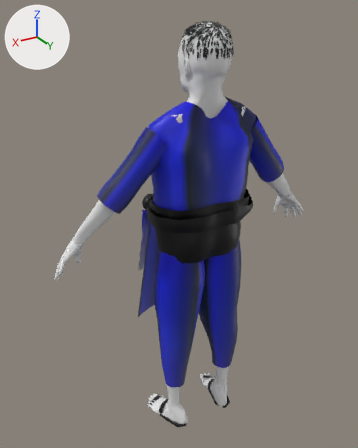
An edit to the glTF model assets/characters/villagers/shopkeeper/shopkeeper.glb, drawn before and after from the same camera.
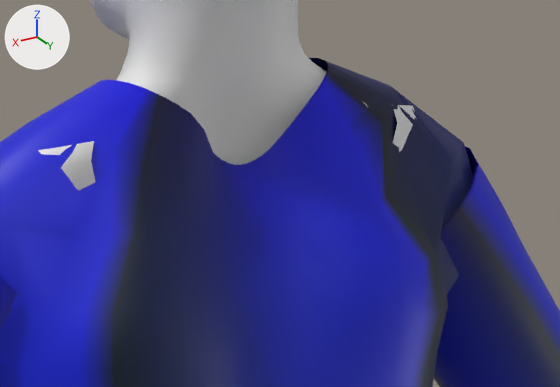
Each version is shown whole from a 50 mm camera at (0.997, 1.497, 1.696) aimed at (0.038, -0.1, 0.897), then close up on the part from 46% to 77% of the width and 19% to 36% of the height. The axes (+X, +Y, +Z) are drawn at upper left. The lights are the same throughout. The first two pictures are the older version. Vertices at exactly the same position are counted once.

In view in the first close-up: 'Body', 'Costume', 'Head'.
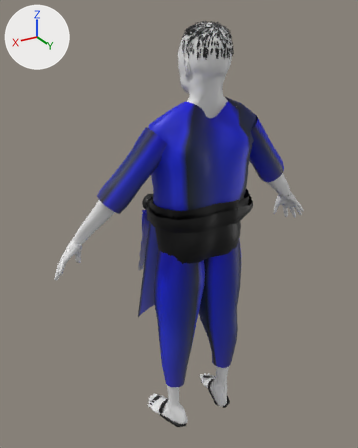
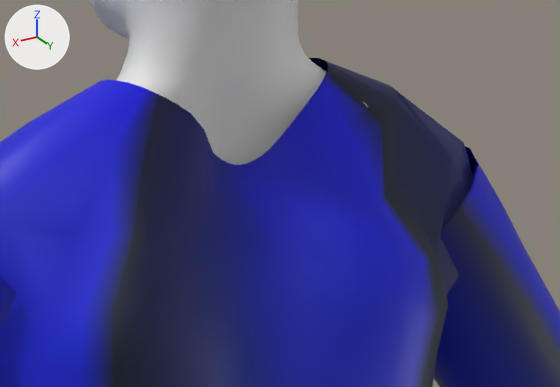
Pixel boxes (x1, y1, x2, y2) of what changed, in the close-ups (560 x 387 px):
'Body', reshaped: before (38, 0, 416, 190); after (117, 0, 368, 165)
part 1 of me_body, deleted: before (38, 141, 95, 190)
part 2 of me_body, deleted: before (392, 105, 416, 152)

Patch to the scene script:
```diff
--- a/assets/characters/villagers/shopkeeper/shopkeeper.glb.py
+++ b/assets/characters/villagers/shopkeeper/shopkeeper.glb.py
@@ me_body @@
 # used by ob_body; location = (0.0, 0.0, 0.0)
-me_body.from_pydata(...)  # 2812 vertices, 5352 faces; spans x -0.59..0.59, y -0.18..0.1, z 0.0..1.5
+me_body.from_pydata(...)  # 2764 vertices, 5300 faces; spans x -0.59..0.59, y -0.18..0.1, z 0.0..1.5
+# me_body part 1: the loose piece of 24 vertices spanning x 0.11..0.19, y 0.02..0.07, z 1.32..1.38 is deleted
+# me_body part 2: the loose piece of 24 vertices spanning x -0.19..-0.11, y 0.02..0.07, z 1.32..1.38 is deleted
 me_body.materials.append(mat_skin_body)
```
